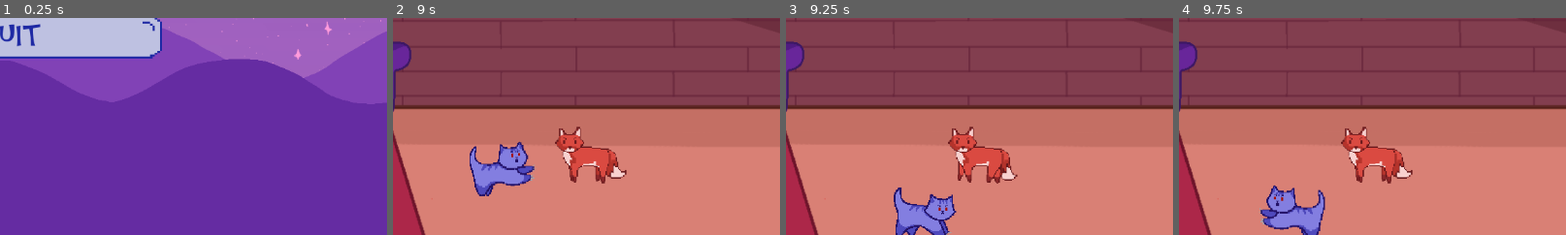
Above: before the commit, frames 1-4 (left to right).
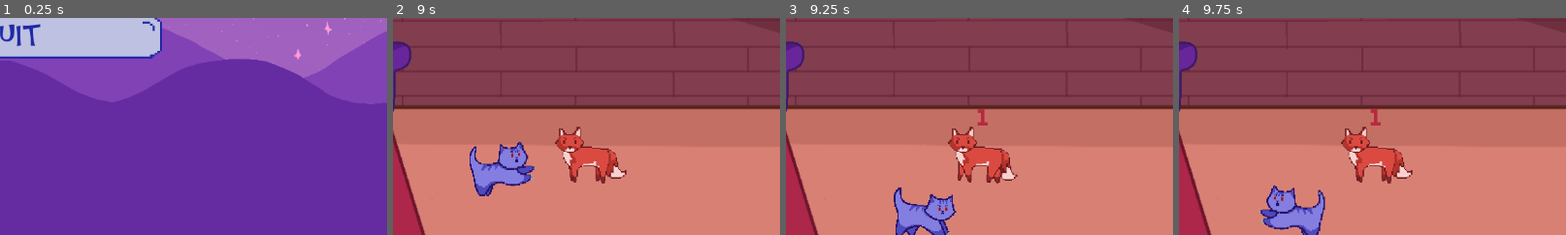
Above: after the commit, the same moments.

Repository: purple-affogato/magic-xmas-cat-game
Game: Godot game, scene res://menu.tscn
Same seed, same stepped clock (60 frames per second), same inputs: the game is played once before the commit and once after it. The project has no main scene, so this scene is started directly.
Inputs:
- Up to frame 1 (0.25 s): no input
- Up to frame 2 (9 s): click "PLAY" at 0.5 s; tap Enter (ui_accept) at 1.25, 1.52, 2, 2.27, 2.75, 3.5, 3.77, 4.25, 4.52, 5, 5.27, 6.77, 7.52, 8.27 s; hold Right (ui_right) 1.28-2.03 s; tap Q (normal_attack) every 0.75 s from 1.35 to 8.85 s; hold Down (ui_down) 2.03-2.78 s; hold Right (ui_right) 2.78-3.53 s; hold Up (ui_up) 3.53-4.28 s; hold Left (ui_left) 4.28-5.78 s; hold Down (ui_down) 5.78-6.53 s; hold Right (ui_right) 6.53-7.28 s; hold Up (ui_up) 7.28-8.03 s; hold Right (ui_right) 8.03-8.78 s; hold Down (ui_down) from 8.78 s (still down)
- Up to frame 3 (9.25 s): keep holding Down (ui_down)
- Up to frame 4 (9.75 s): release Down (ui_down) at 9.53 s; hold Left (ui_left) from 9.53 s (still down); tap Q (normal_attack) at 9.6 s
The pictures show only the part of the screen within x 49-99%, y 50-100%; the shares and areas given below are measured in that part.

Frames 1-2 are identical in both runs. In frame 3, 0.1% of the frame differs, in the area x 49-53%, y 41-50%; in frame 4, 0.1%.

Commit message:
added in dmg numbers for fox and adjusted some timing things

Diff:
--- a/cat.gd
+++ b/cat.gd
@@ -67,7 +67,6 @@
 		if r == true:
 			if flip:
 				scale.x = -scale.x
-				$OuchText.scale.x = -1
 				flip = false
 			if d == false and u == false:
 				velocity.x = SPEED
@@ -76,7 +75,6 @@
 		elif l == true:
 			if !flip:
 				scale.x = -scale.x
-				$OuchText.scale.x = -1
 				flip = true
 			if d == false and u == false:
 				velocity.x = -SPEED
@@ -125,7 +123,12 @@
 	#print(body.get_name())
 	if body.get_name() == "Fox":
 		body.hp -= 1
-
+		var dmg = preload("res://damage.tscn").instantiate()
+		body.add_child(dmg)
+		dmg.get_node("Sprite2D").frame = 1
+		dmg.position = body.get_node("DMGPosition").position
+		dmg.add_to_group("dmg")
+		body.get_node("OuchTimer").start()
 
 func _on_ouch_timer_timeout():
 	$OuchText.visible = false
--- a/damage.tscn
+++ b/damage.tscn
@@ -1,11 +1,11 @@
-[gd_scene load_steps=2 format=3 uid="uid://p400xhakb5af"]
+[gd_scene load_steps=2 format=3 uid="uid://cgoj6fytiwe1m"]
 
 [ext_resource type="Texture2D" uid="uid://b7t2uvd1vn6im" path="res://Assets/damage.png" id="1_lmhpd"]
 
-[node name="Damage" type="Node"]
+[node name="Damage" type="Node2D"]
 
 [node name="Sprite2D" type="Sprite2D" parent="."]
 texture_filter = 1
+scale = Vector2(3.135, 3.135)
 texture = ExtResource("1_lmhpd")
 vframes = 11
-frame = 5
--- a/fox.gd
+++ b/fox.gd
@@ -8,9 +8,8 @@
 var atk
 
 func _process(_delta):
-	if hp <= 0:
-		get_parent().kills += 1
-		queue_free()
+	if hp <= 0 and $DeathTimer.time_left == 0:
+		$DeathTimer.start()
 	if abs(playerX - self.position.x) >= 170:
 		$AnimatedSprite2D.play("walk")
 		if self.position.x > playerX: # go left
@@ -49,3 +48,14 @@
 		body.get_parent().player_hp -= 1
 		body.get_node("OuchText").visible = true
 		body.get_node("OuchTimer").start()
+
+
+
+func _on_ouch_timer_timeout():
+	for i in get_tree().get_nodes_in_group("dmg"):
+		i.queue_free()
+
+
+func _on_death_timer_timeout():
+	get_parent().kills += 1
+	queue_free()
--- a/fox.tscn
+++ b/fox.tscn
@@ -126,6 +126,11 @@
 debug_color = Color(0.913725, 0.109804, 0.654902, 0.419608)
 
 [node name="OuchTimer" type="Timer" parent="."]
+one_shot = true
+
+[node name="DeathTimer" type="Timer" parent="."]
+wait_time = 0.4
+one_shot = true
 
 [node name="RichTextLabel" type="RichTextLabel" parent="."]
 visible = false
@@ -135,5 +140,11 @@
 offset_bottom = -25.0
 text = "oof"
 
+[node name="DMGPosition" type="Marker2D" parent="."]
+visible = false
+position = Vector2(0, -35.2941)
+
 [connection signal="timeout" from="AttackTimer" to="." method="_on_attack_timer_timeout"]
 [connection signal="body_entered" from="Fire" to="." method="_on_fire_body_entered"]
+[connection signal="timeout" from="OuchTimer" to="." method="_on_ouch_timer_timeout"]
+[connection signal="timeout" from="DeathTimer" to="." method="_on_death_timer_timeout"]
--- a/past_level.gd
+++ b/past_level.gd
@@ -40,6 +40,8 @@
 		if kills >= 3:
 			remove_enemies()
 			$Cat.set_process(false)
+			dia.visible = true
+			dia.start_reading(end_dia)
 			ph = Phase.END
 			return
 		spawn_enemies()
@@ -47,9 +49,6 @@
 	else:
 		if !dia.reading:
 			get_tree().change_scene_to_file("res://present_level.tscn")
-		elif !dia.visible:
-			dia.visible = true
-			dia.start_reading(end_dia)
 
 func spawn_enemies():
 	var fox = preload("res://fox.tscn").instantiate()
